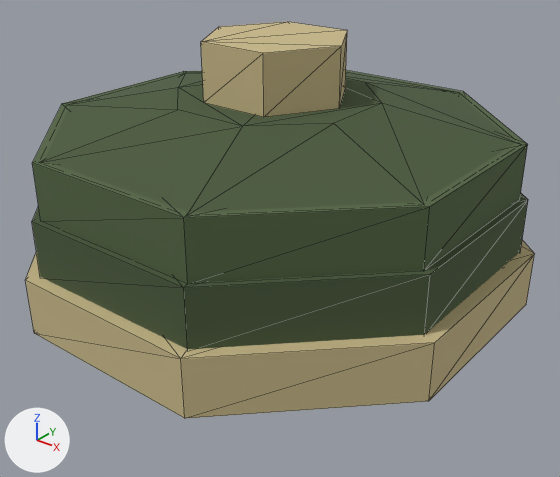
What one commit did to the glTF model src/main/resources/watch/models/cosmetics/walker/knitted_beanie.glb.
The view is the same before and after, from a 50 mm camera at (0.492, -0.61, 2.026) aimed at (0.011, -0.009, 1.653). The axes (+X, +Y, +Z) are drawn at lower left. The lights are the same throughout. The older version comes first. Mesh edges are drawn as thin lines. Vertices at exactly the same position are counted once.

The scene before the commit, as lines of its bpy script (objects in view):
```python
me_knitted_beanie_head = bpy.data.meshes.new('knitted_beanie_head')
me_knitted_beanie_head.from_pydata(...)  # an 8-sided cylinder along z spanning x -0.253..0.253, y -0.253..0.253, z 1.606..1.666, material slot 0; a 6-sided cylinder along z spanning x -0.078..0.078, y -0.068..0.068, z 1.81..1.87, material slot 0; an 8-sided cylinder along z spanning x -0.24..0.24, y -0.24..0.24, z 1.664..1.724, material slot 1; an 8-sided cut cone along z (radius 0.246 at the low end, 0.109 at the high end) spanning x -0.227..0.227, y -0.227..0.227, z 1.78..1.81, material slot 1; an 8-sided cylinder along z spanning x -0.233..0.233, y -0.233..0.233, z 1.723..1.781, material slot 2
me_knitted_beanie_head.materials.append(mat_knitted_beanie_trim)  # beige #c9b98a
me_knitted_beanie_head.materials.append(mat_knitted_beanie_main)  # dark green #4a5a3c
me_knitted_beanie_head.materials.append(mat_knitted_beanie_main_light)  # dark green #546644
ob_knitted_beanie_head = bpy.data.objects.new('knitted_beanie_head', me_knitted_beanie_head)
ob_knitted_beanie_head.location = (0.0, 0.0, 0.0)
```
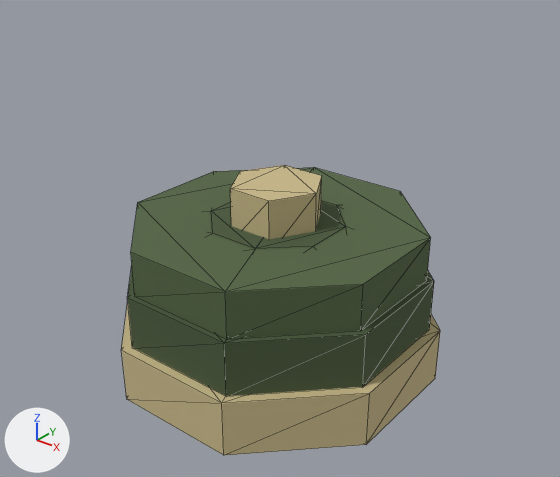
Location of each change, [x1, y1, x2, y2] in pixels of the pictures (560 x 477 px; the box of a moved part takes in the faces that stretch with it):
'knitted_beanie_head', reshaped (37% narrower, 27% shorter): before [25, 22, 534, 418]; after [122, 165, 440, 455]
part 1 of me_knitted_beanie_head, moved or reshaped: before [25, 240, 534, 418]; after [122, 303, 440, 455]
part 2 of me_knitted_beanie_head, moved or reshaped: before [201, 22, 347, 117]; after [230, 165, 322, 239]
part 3 of me_knitted_beanie_head, moved or reshaped: before [32, 193, 528, 349]; after [127, 267, 434, 396]
part 4 of me_knitted_beanie_head, moved or reshaped: before [32, 70, 528, 283]; after [131, 167, 431, 339]
part 5 of me_knitted_beanie_head, moved or reshaped: before [44, 72, 516, 212]; after [209, 200, 348, 250]

The change, as a diff of the scene's bpy script:
```diff
--- a/src/main/resources/watch/models/cosmetics/walker/knitted_beanie.glb.py
+++ b/src/main/resources/watch/models/cosmetics/walker/knitted_beanie.glb.py
@@ me_knitted_beanie_head @@
-me_knitted_beanie_head.from_pydata(...)  # 76 vertices, 132 faces; spans x -0.253..0.253, y -0.253..0.253, z 1.606..1.87
-me_knitted_beanie_head.vertices[44].co = (0.094, 0.227, 1.78)  # pixel (459, 92)
-me_knitted_beanie_head.vertices[45].co = (0.227, 0.094, 1.78)  # pixel (521, 144)
-me_knitted_beanie_head.vertices[46].co = (0.227, -0.094, 1.78)
-me_knitted_beanie_head.vertices[47].co = (0.094, -0.227, 1.78)  # pixel (186, 215)
-me_knitted_beanie_head.vertices[48].co = (-0.094, -0.227, 1.78)  # pixel (38, 162)
-me_knitted_beanie_head.vertices[49].co = (-0.227, -0.094, 1.78)  # pixel (66, 104)
-me_knitted_beanie_head.vertices[50].co = (-0.227, 0.094, 1.78)  # pixel (185, 72)
-me_knitted_beanie_head.vertices[51].co = (-0.094, 0.227, 1.78)
-me_knitted_beanie_head.vertices[52].co = (0.042, 0.101, 1.81)  # pixel (364, 82)
-me_knitted_beanie_head.vertices[53].co = (0.101, 0.042, 1.81)  # pixel (382, 103)
-me_knitted_beanie_head.vertices[54].co = (0.101, -0.042, 1.81)  # pixel (333, 123)
-me_knitted_beanie_head.vertices[55].co = (0.042, -0.101, 1.81)  # pixel (242, 126)
-me_knitted_beanie_head.vertices[56].co = (-0.042, -0.101, 1.81)  # pixel (177, 109)
-me_knitted_beanie_head.vertices[57].co = (-0.101, -0.042, 1.81)  # pixel (178, 87)
-me_knitted_beanie_head.vertices[58].co = (-0.101, 0.042, 1.81)
-me_knitted_beanie_head.vertices[59].co = (-0.042, 0.101, 1.81)
+me_knitted_beanie_head.from_pydata(...)  # 76 vertices, 132 faces; spans x -0.174..0.174, y -0.174..0.174, z 1.494..1.714
+# me_knitted_beanie_head part 1: the loose piece of 16 vertices spanning x -0.253..0.253, y -0.253..0.253, z 1.606..1.666 is scaled about its middle by (0.689, 0.689, 1.07), then moved by (0.0, 0.0, -0.11)
+# me_knitted_beanie_head part 2: the loose piece of 12 vertices spanning x -0.078..0.078, y -0.068..0.068, z 1.81..1.87 is scaled about its middle by (0.68, 0.68, 1.03), then moved by (0.0, 0.0, -0.157)
+# me_knitted_beanie_head part 3: the loose piece of 16 vertices spanning x -0.24..0.24, y -0.24..0.24, z 1.664..1.724 is scaled about its middle by (0.68, 0.68, 1.03), then moved by (0.0, 0.0, -0.106)
+# me_knitted_beanie_head part 4: the loose piece of 16 vertices spanning x -0.233..0.233, y -0.233..0.233, z 1.723..1.781 is scaled about its middle by (0.669, 0.669, 0.897), then moved by (0.0, 0.0, -0.108)
+# me_knitted_beanie_head part 5
+me_knitted_beanie_head.vertices[44].co = (0.062, 0.15, 1.651)
+me_knitted_beanie_head.vertices[45].co = (0.15, 0.062, 1.651)
+me_knitted_beanie_head.vertices[46].co = (0.15, -0.062, 1.651)
+me_knitted_beanie_head.vertices[47].co = (0.062, -0.15, 1.651)
+me_knitted_beanie_head.vertices[48].co = (-0.062, -0.15, 1.651)
+me_knitted_beanie_head.vertices[49].co = (-0.15, -0.062, 1.651)
+me_knitted_beanie_head.vertices[50].co = (-0.15, 0.062, 1.651)
+me_knitted_beanie_head.vertices[51].co = (-0.062, 0.15, 1.651)
+me_knitted_beanie_head.vertices[52].co = (0.03, 0.072, 1.671)  # pixel (336, 205)
+me_knitted_beanie_head.vertices[53].co = (0.072, 0.03, 1.671)  # pixel (345, 226)
+me_knitted_beanie_head.vertices[54].co = (0.072, -0.03, 1.671)  # pixel (313, 246)
+me_knitted_beanie_head.vertices[55].co = (0.03, -0.072, 1.671)  # pixel (255, 248)
+me_knitted_beanie_head.vertices[56].co = (-0.03, -0.072, 1.671)  # pixel (212, 233)
+me_knitted_beanie_head.vertices[57].co = (-0.072, -0.03, 1.671)  # pixel (211, 210)
+me_knitted_beanie_head.vertices[58].co = (-0.072, 0.03, 1.671)
+me_knitted_beanie_head.vertices[59].co = (-0.03, 0.072, 1.671)
 me_knitted_beanie_head.materials.append(mat_knitted_beanie_trim)
```
